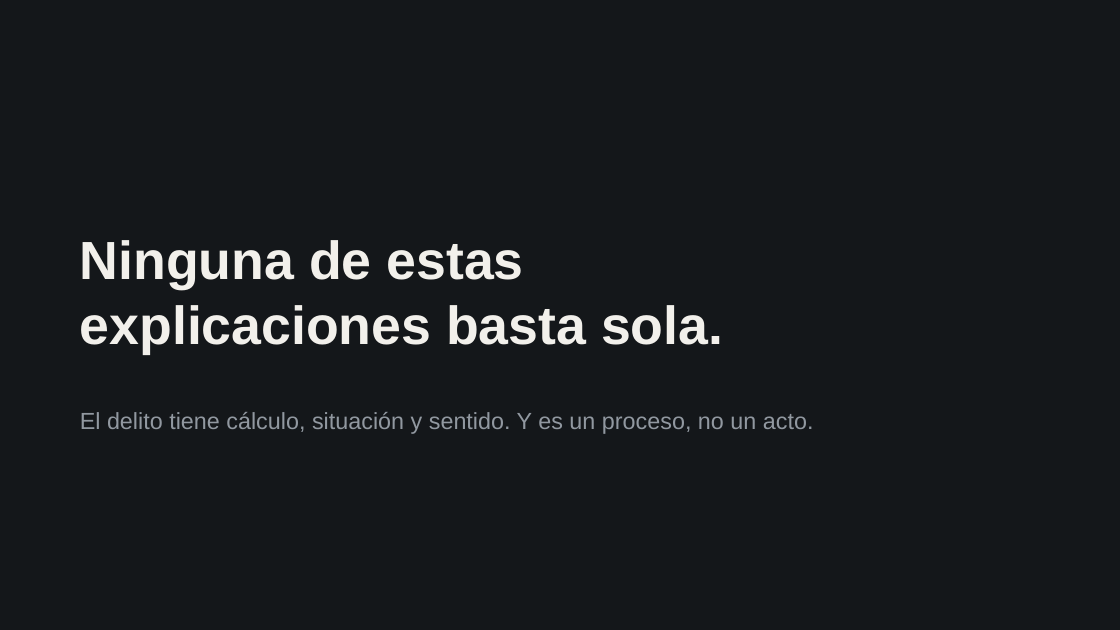
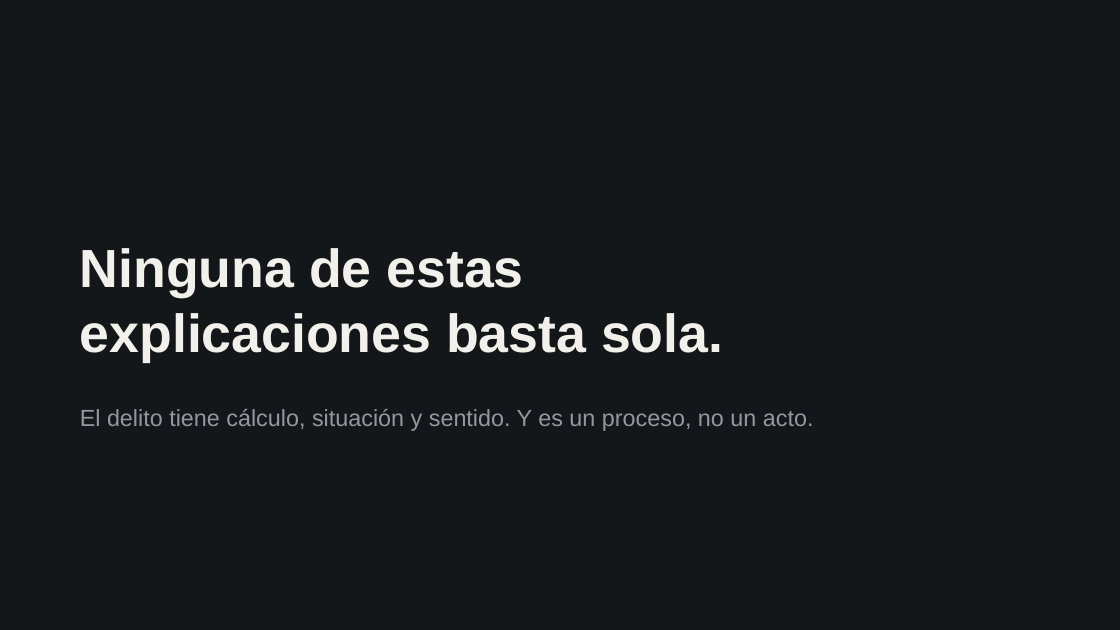
Before and after one commit to jjmedinaariza/intro_crimi, a slide deck: slide 57 of presentaciones/Cap02_El-delito.pptx. Drawn at 1120x630 pixels with LibreOffice and Linux fonts; fonts in the diff are those of the drawing. Boxes give left, top, right and bottom in pixels: in the first picture for what was removed or moved away, otherwise in the second. Text is boxed around its words. In the diff, an @@ line names an element or a change of style, - is before the commit and + after.

```diff
--- a/presentaciones/Cap02_El-delito.pptx
+++ b/presentaciones/Cap02_El-delito.pptx
@@ text "Ninguna de estas": place and size @@
-text "Ninguna de estas" at <box>80,240,723,354</box>
+text "Ninguna de estas" at <box>80,248,723,362</box>
@@ text "El delito tiene cálculo, situación ..." at <box>80,409,814,431</box>: line spacing 1 to 27pt @@
```
Also in this commit, not shown: 14 other slides changed, 15 other files.
